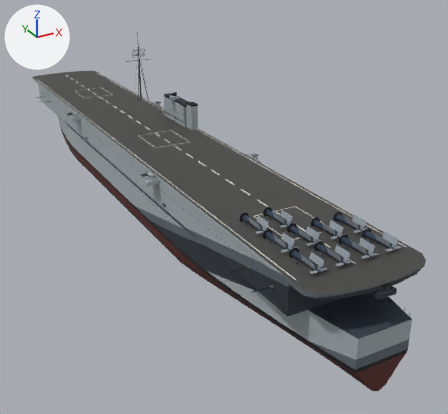
What one commit did to the glTF model assets/models/yorktown_m22.glb.
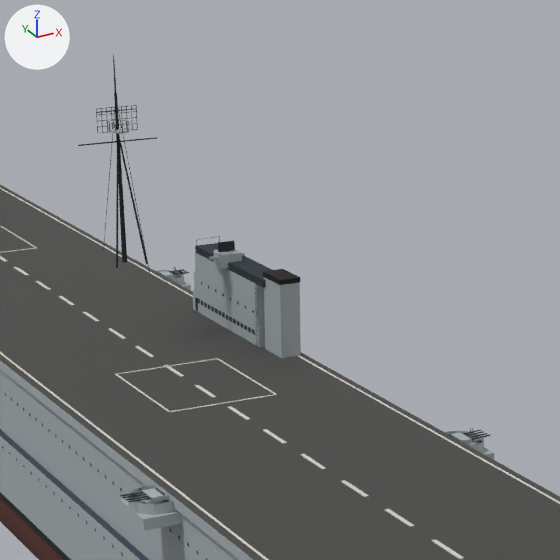
Each version is shown whole from a 50 mm lens placed at (-83.4, -206.0, 85.5), pointed at (17.0, -23.6, -5.8), then close up on the part from 22% to 63% of the width and 4% to 47% of the height. Lighting does not change. The marker at upper left points along +X, +Y and +Z. The older version's two pictures come first. Where no turn or scale is listed for an object, it has been applied to the vertices. Vertices at exactly the same position are counted once.

The first close-up shows 'Hull' and 4 more.
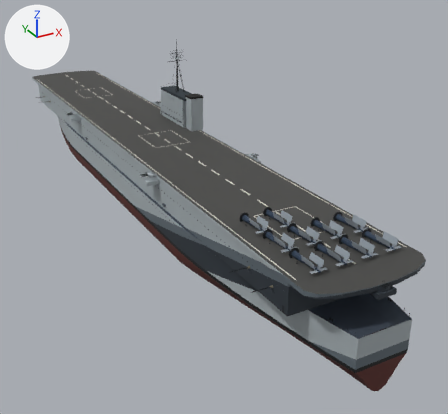
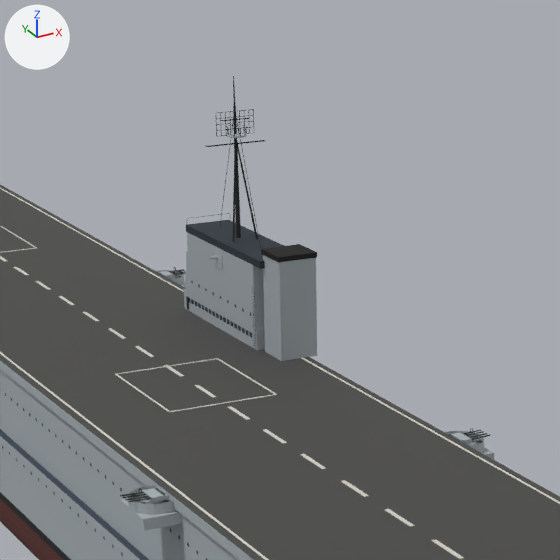
Boxes (x1, y1, x2, y2) around the edits, measured in the close-ups (560 x 560 px; the box of a moved part takes in the faces that stretch with it):
'Hull', reshaped
    before: (0, 54, 560, 560)
    after: (0, 76, 560, 560)
part 1 of me_hull, moved or reshaped
    before: (195, 243, 272, 288)
    after: (187, 232, 263, 286)
part 2 of me_hull, moved or reshaped
    before: (108, 128, 129, 134)
    after: (226, 132, 247, 138)
part 3 of me_hull, moved or reshaped
    before: (263, 269, 300, 285)
    after: (186, 220, 284, 269)
part 4 of me_hull, deleted
    before: (78, 54, 258, 346)
part 5 of me_hull, built on
    before: (193, 252, 301, 358)
    after: (184, 76, 317, 361)

The edits, one by one:
me_hull is used by ob_hull; location (0.0, 0.0, 0.0).
me_hull had 15725 vertices, 22616 faces and spanned x -20.0..20.0, y -126.0..126.0, z -8.0..53.0.
me_hull now has 15755 vertices, 22644 faces and spans x -20.0..20.0, y -126.0..126.0, z -8.0..50.0.
me_hull part 1: the loose piece of 9 vertices spanning x 13.0..16.0, y -2.0..18.0, z 27.0..28.0 is scaled about its middle by (1.87, 0.983, 2.89), then moved by (1.0, 1.0, 1.0), in mat_paint_a9b2b6 (grey #a9b2b6).
me_hull part 2: the loose piece of 22 vertices spanning x -1.0..1.0, y 8.0..11.0, z 45.0 is moved by (15.0, 0.0, -2.0).
me_hull part 3: the loose piece of 9 vertices spanning x 13.0..16.0, y -6.0..-1.0, z 28.0..29.0 is scaled about its middle by (2.23, 4.68, 1.5), then moved by (1.0, 12.0, 2.0), in mat_paint_26323a (dark blue #26323a).
me_hull part 4: 68 loose pieces with 493 vertices, spanning x -5.0..16.0, y 0.0..19.0, z 19.0..53.0, are deleted.
me_hull part 5: 40 vertices moved from x 13.0..16.0, y -6.0..20.0, z 19.0..28.0 to x 12.0..18.0, y -6.0..21.0, z 19.0..31.0; 12 vertices removed from x 13.0..16.0, y -6.0..19.0, z 19.0..28.0; 535 vertices added at x 11.0..19.0, y -7.0..20.0, z 19.0..50.0.
Other edits to the shape of me_hull do not show in these pictures.
